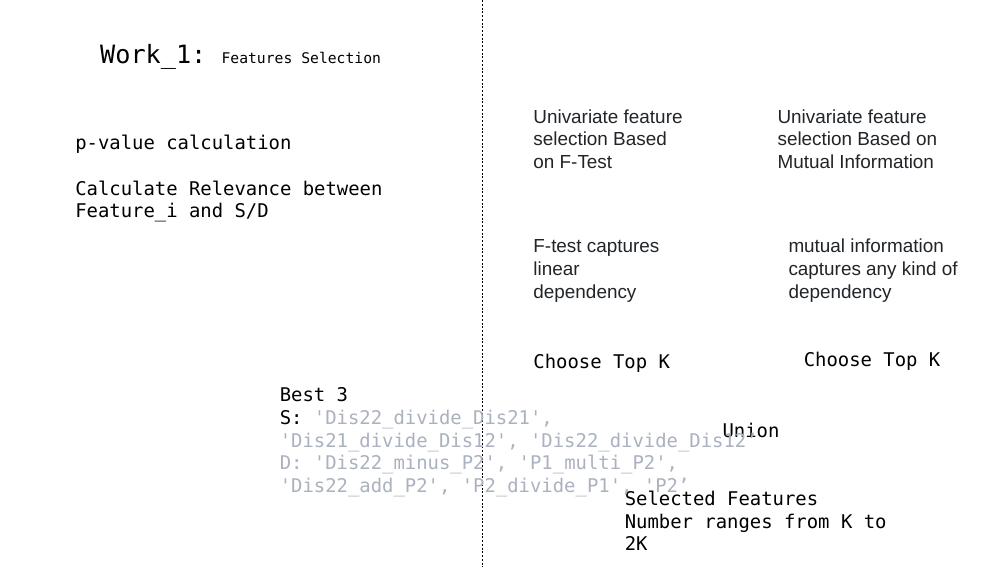
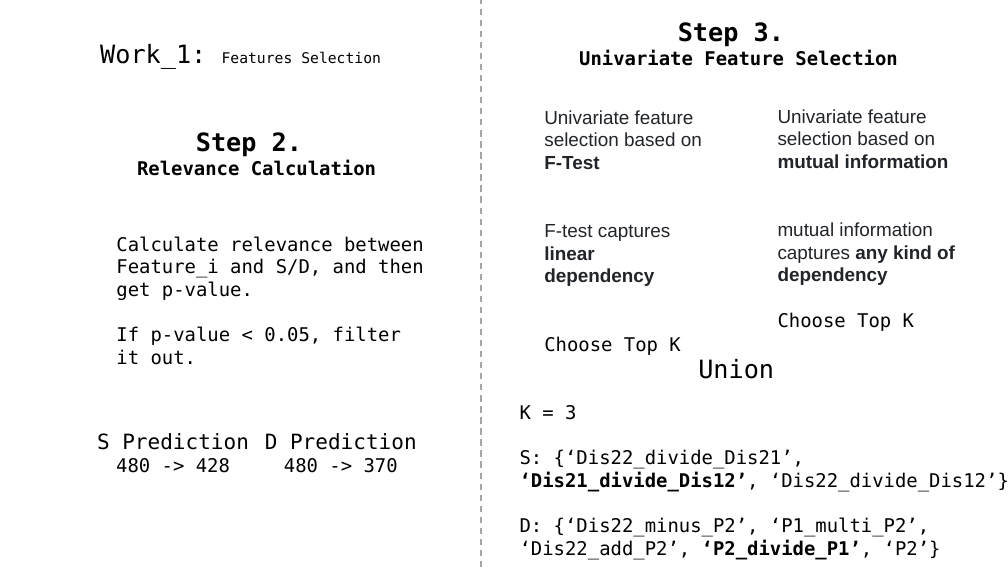
Before and after one commit to A-Big-Tortoise/Presentation, a slide deck: slide 6 of Presentation_821_JiayuChen.pptx. Drawn at 1008x567 pixels with LibreOffice and Linux fonts; fonts in the diff are those of the drawing. Boxes give left, top, right and bottom in pixels: in the first picture for what was removed or moved away, otherwise in the second. Text is boxed around its words. In the diff, an @@ line names an element or a change of style, - is before the commit and + after.

Commit message:
Add Presentation in 8.21

```diff
--- a/Presentation_821_JiayuChen.pptx
+++ b/Presentation_821_JiayuChen.pptx
@@ line (481, 0) - (481, 567): stroke #000000 0.5 pt dashed to #A6A6A6 1.5 pt dashed @@
@@ text added at [579,22,897,66], 18 pt, text #000000, bold @@
+Step 3.
+Univariate Feature Selection
@@ text at [544,110,702,352]: text changed @@
-Univariate feature selection Based on F-Test
+Univariate feature selection based on F-Test
+F-test captures
+linear dependency
+Choose Top K
@@ text at [778,109,955,331]: text changed @@
-Univariate feature selection Based on Mutual Information
+Univariate feature selection based on mutual information
+mutual information captures any kind of dependency
+Choose Top K
@@ text added at [137,132,376,176], 18 pt, text #000000, bold @@
+Step 2.
+Relevance Calculation
@@ text at [116,236,424,365]: text changed @@
-p-value calculation
-Calculate Relevance between Feature_i and S/D
+Calculate relevance between Feature_i and S/D, and then get p-value.
+If p-value < 0.05, filter it out.
@@ text removed at [533,239,659,302] @@
-F-test captures
-linear dependency
@@ text removed at [789,238,958,302] @@
-mutual information captures any kind of dependency
@@ text removed at [533,353,670,372] @@
-Choose Top K
@@ text "Union": place and size @@
-text "Union" at [723,422,780,442]
+text "Union" at [698,359,774,379]
@@ text "Union" at [698,359,774,379]: size 18 to 24 pt @@
@@ text removed at [804,351,940,370] @@
-Choose Top K
@@ text at [520,405,1008,560]: text changed; text colour #ABB2BF to #000000 @@
-Best 3
-S: 'Dis22_divide_Dis21', 'Dis21_divide_Dis12', 'Dis22_divide_Dis12’
-D: 'Dis22_minus_P2', 'P1_multi_P2', 'Dis22_add_P2', 'P2_divide_P1', 'P2’
+K = 3
+S: {‘Dis22_divide_Dis21’, ‘Dis21_divide_Dis12’, ‘Dis22_divide_Dis12’}
+D: {‘Dis22_minus_P2’, ‘P1_multi_P2’, ‘Dis22_add_P2’, ‘P2_divide_P1’, ‘P2’}
@@ text added at [97,433,249,473], 20 pt, text #000000 @@
+S Prediction
+480 -> 428
@@ text added at [265,433,417,473], 20 pt, text #000000 @@
+D Prediction
+480 -> 370
@@ text removed at [625,490,887,550] @@
-Selected Features
-Number ranges from K to 2K
```
Also in this commit, not shown: 9 other slides changed, 4 slides added, 4 slides removed.
